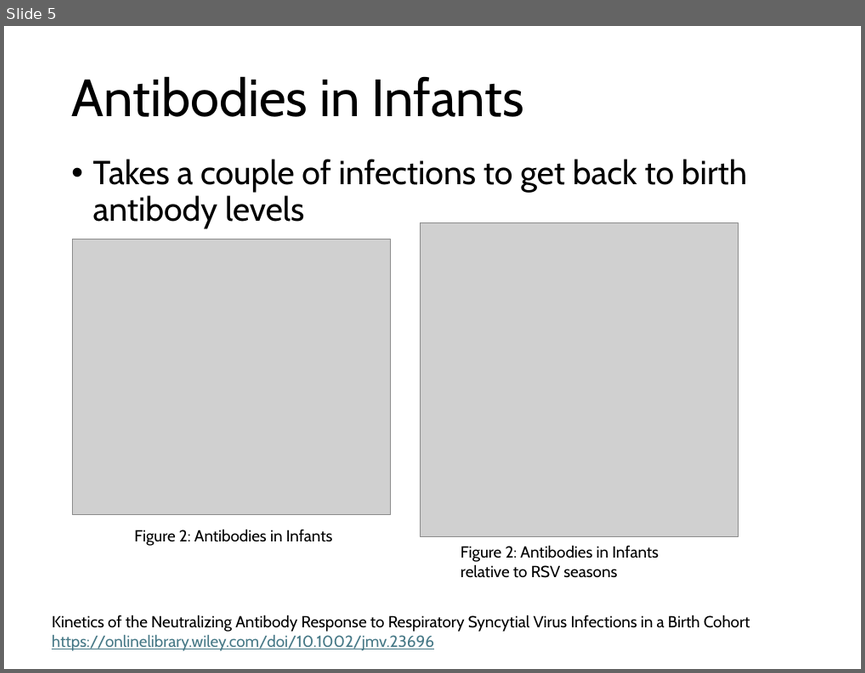
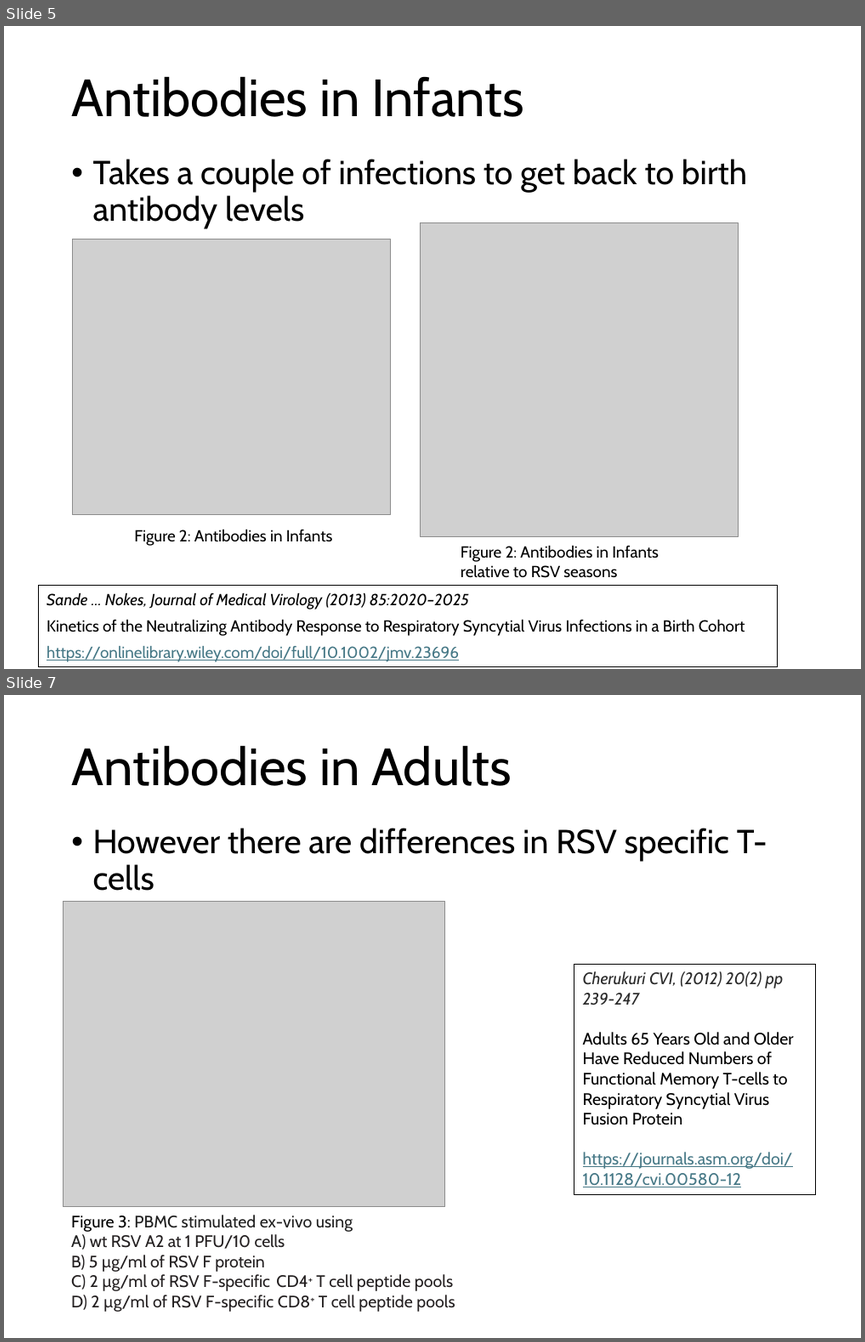
Before and after one commit to deborahcromer/RSVcorrelates, a slide deck: raw-data/RSV Data Summary.pptx. Shown one above the other, each under a label of ours: slide 5 before the commit, slides 5 and 7 after it; the slides between them are not shown. The pictures are 865x673 and 865x1342 pixels, drawn with LibreOffice and Linux fonts; fonts in the diff are those of the drawing; grey boxes stand for pictures. Boxes give left, top, right and bottom in pixels: in the first picture for what was removed or moved away, otherwise in the second. Text is boxed around its words. In the diff, an @@ line names an element or a change of style, - is before the commit and + after.

```diff
--- a/raw-data/RSV Data Summary.pptx
+++ b/raw-data/RSV Data Summary.pptx
@@ slide 7 added at (x1=4, y1=695, x2=861, y2=1338), background #FFFFFF @@
@@ title added at (x1=71, y1=745, x2=511, y2=786), 44 pt, text #000000 @@
+Antibodies in Adults
@@ text added at (x1=93, y1=828, x2=767, y2=891), 28 pt, text #000000 @@
+• However there are differences in RSV specific T-cells
@@ picture added at (x1=64, y1=902, x2=445, y2=1207) @@
@@ rectangle added at (x1=574, y1=964, x2=816, y2=1195), outline #000000 0.75 pt, 14 pt, text #000000 @@
+Cherukuri CVI, (2012) 20(2) pp 239-247
+Adults 65 Years Old and Older Have Reduced Numbers of Functional Memory T-cells to Respiratory Syncytial Virus Fusion Protein
+https://journals.asm.org/doi/10.1128/cvi.00580-12
@@ text added at (x1=71, y1=1214, x2=454, y2=1311), 14 pt, text #231F20 @@
+Figure 3: PBMC stimulated ex-vivo using
+A) wt RSV A2 at 1 PFU/10 cells
+B) 5 µg/ml of RSV F protein
+C) 2 µg/ml of RSV F-specific CD4+ T cell peptide pools
+D) 2 µg/ml of RSV F-specific CD8+ T cell peptide pools
@@ slide 5 changed as well @@
@@ rectangle "Sande … Nokes, Journal of ..." resized from (x1=52, y1=614, x2=750, y2=651) to (x1=38, y1=584, x2=777, y2=666) @@
@@ rectangle "Sande … Nokes, Journal of ..." at (x1=38, y1=584, x2=777, y2=666): outline none to #000000 0.75 pt @@
@@ text in rectangle at (x1=46, y1=592, x2=469, y2=609): paragraph added @@
+Sande … Nokes, Journal of Medical Virology (2013) 85:2020–2025
@@ text in rectangle at (x1=46, y1=646, x2=459, y2=662): text changed @@
-https://onlinelibrary.wiley.com/doi/10.1002/jmv.23696
+https://onlinelibrary.wiley.com/doi/full/10.1002/jmv.23696
```
Also in this commit, not shown: 9 other slides changed, 4 other slides added, 1 slide removed, 1 other file.
